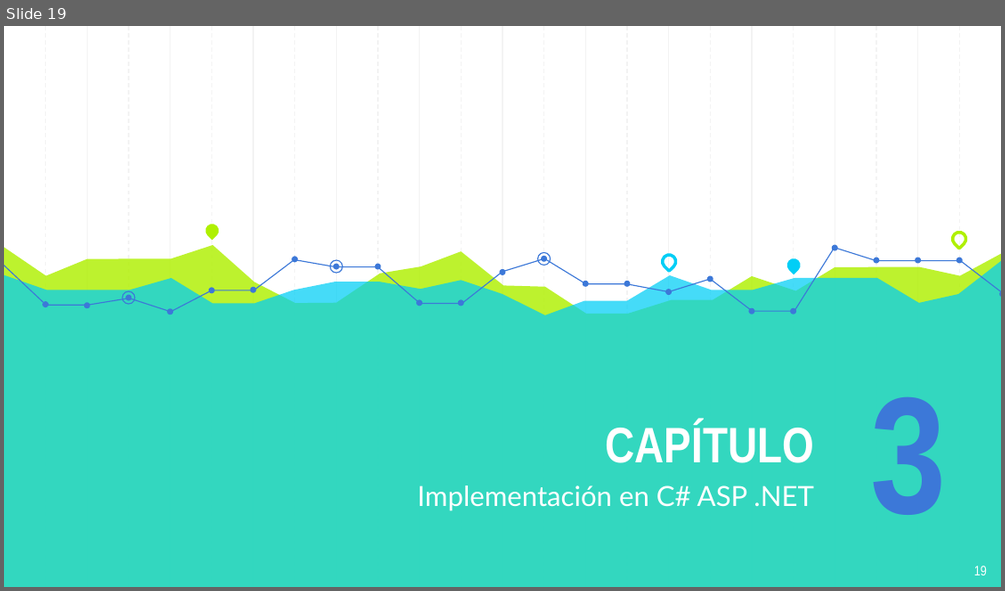
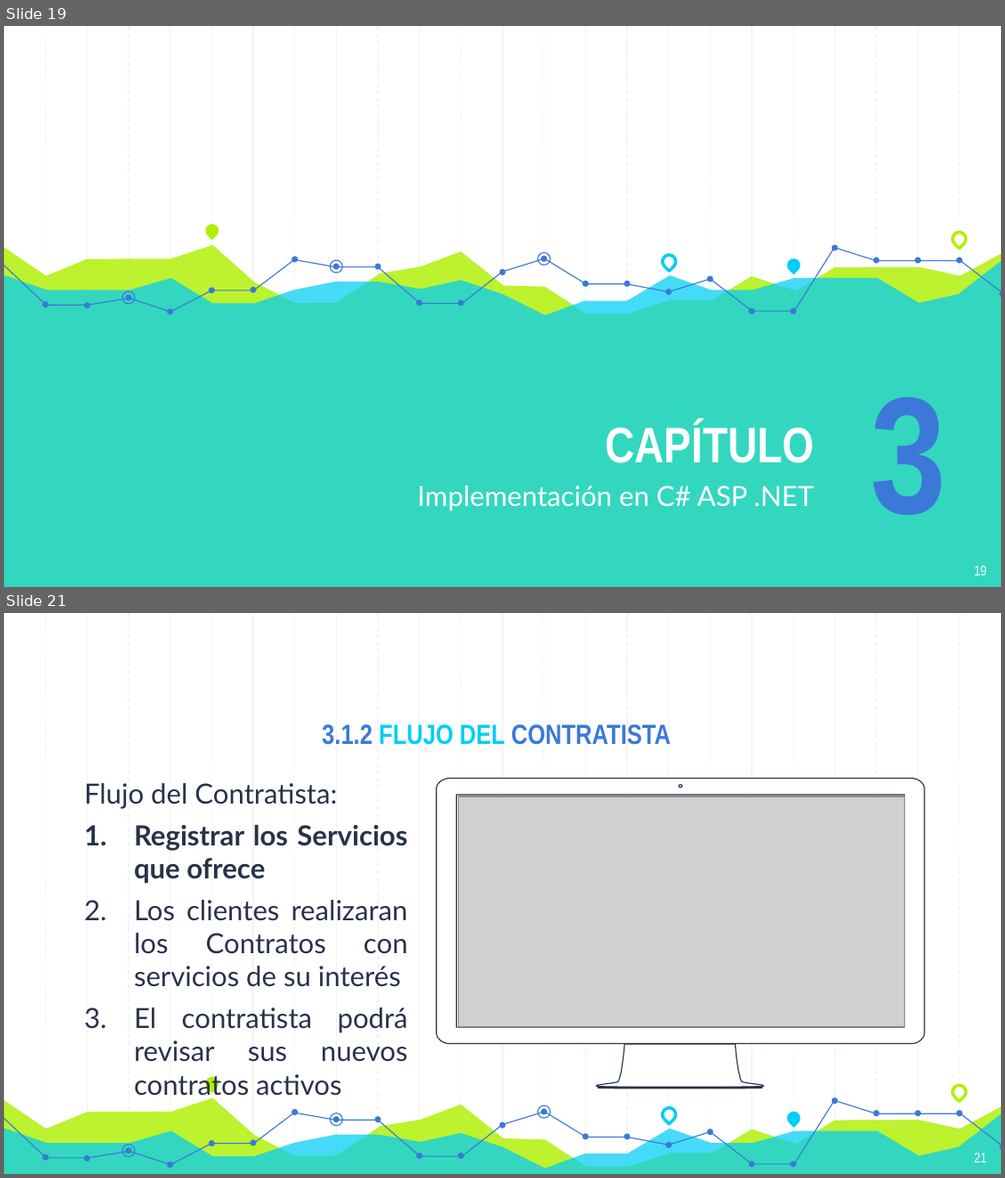
Before and after one commit to Sidneylc/TareaFinal, a slide deck: Archivos/Presentacion.pptx. Shown one above the other, each under a label of ours: slide 19 before the commit, slides 19 and 21 after it; the slides between them are not shown. The pictures are 1005x591 and 1005x1178 pixels, drawn with LibreOffice and Linux fonts; fonts in the diff are those of the drawing; grey boxes stand for pictures. Boxes give left, top, right and bottom in pixels: in the first picture for what was removed or moved away, otherwise in the second. Text is boxed around its words. In the diff, an @@ line names an element or a change of style, - is before the commit and + after.

```diff
--- a/Archivos/Presentacion.pptx
+++ b/Archivos/Presentacion.pptx
@@ slide 21 added at <box>4,613,1001,1174</box>, background #FFFFFF; not listed: 23 template elements that a slide beside it also shows @@
@@ title added at <box>322,724,671,745</box>, 20 pt, text #3C78D8, bold @@
+3.1.2 FLUJO DEL CONTRATISTA
@@ text added at <box>84,783,408,1100</box>, 20 pt, text #28324A @@
+Flujo del Contratista:
+1. Registrar los Servicios que ofrece
+2. Los clientes realizaran los Contratos con servicios de su interés
+3. El contratista podrá revisar sus nuevos contratos activos
@@ freeform shape added at <box>437,779,925,1088</box>, fill #FFFFFF, outline #28324A 0.75 pt @@
@@ picture added at <box>459,796,905,1027</box> @@
@@ teardrop added at <box>202,1074,221,1092</box>, fill #AFF000 @@
@@ teardrop added at <box>949,1082,968,1100</box>, outline #AFF000 2.25 pt @@
@@ freeform shape added at <box>4,1097,1001,1174</box>, fill #AFF000 at 82% opacity @@
@@ freeform shape added at <box>4,1112,1001,1174</box>, fill #00CEF6 at 73% opacity @@
@@ freeform shape added at <box>4,1112,461,1164</box>, outline #3C78D8 0.75 pt @@
@@ ellipse added at <box>330,1113,343,1127</box>, outline #3C78D8 0.75 pt @@
@@ freeform shape added at <box>461,1100,834,1164</box>, outline #3C78D8 0.75 pt @@
@@ ellipse added at <box>537,1105,550,1119</box>, outline #3C78D8 0.75 pt @@
@@ teardrop added at <box>659,1105,678,1123</box>, outline #00CEF6 2.25 pt @@
@@ teardrop added at <box>784,1109,802,1127</box>, fill #00CEF6 @@
@@ freeform shape added at <box>835,1101,1001,1145</box>, outline #3C78D8 0.75 pt @@
@@ ellipse added at <box>122,1144,136,1158</box>, outline #3C78D8 0.75 pt @@
@@ group added at <box>43,1097,1001,1167</box>: 24 ellipses @@
@@ page number added at <box>974,1152,987,1162</box>, 10 pt, text #FFFFFF @@
+21
```
Also in this commit, not shown: 3 other slides added, 4 other files.
